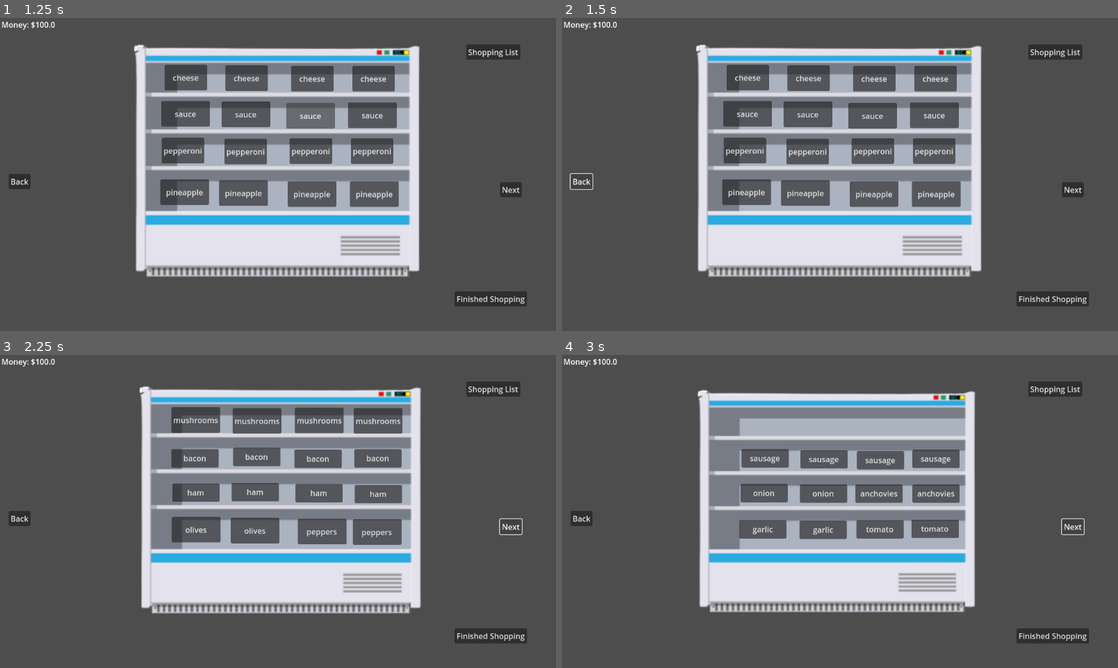
Above: before the commit, frames 1-4 (two rows, left to right).
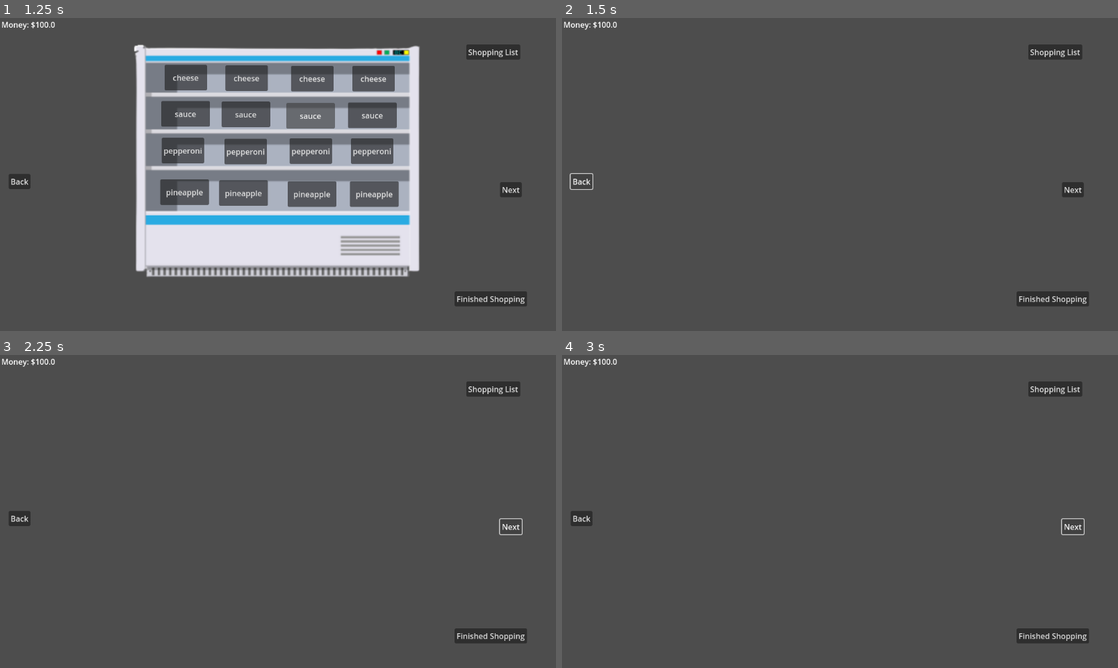
Above: after the commit, the same moments.

Repository: Leone2004/LandLockedLigersGame
Game: Godot game, scene res://Scenes/mainmenu.tscn
The game is run twice, just before and just after one commit, with the same random seed, the same clock (stepped at 60 frames per second) and the same inputs. The engine's default icon, where the game draws it, is replaced by a stand-in: a white triangle on a blue panel in a dark square.
Inputs (mouse positions are in pixels of both pictures, inside the frame that each line leads up to):
- Up to frame 1 (1.25 s): click (283, 121) at 0.5 s
- Up to frame 2 (1.5 s): click "Back" at 1.25 s
- Up to frame 3 (2.25 s): click "Next" at 2 s
- Up to frame 4 (3 s): click "Next" at 2.75 s

Frame 1 is identical in both runs. In frame 2, 28% of the frame differs, in the area x 24-76%, y 8-83%; in frame 3, 27%; in frame 4, 29%, in the area x 24-75%, y 11-83%.

Commit message:
Update ShoppingStoreButtons.gd

Diff:
--- a/cookingupsuccessgame/Scripts/ShoppingStoreButtons.gd
+++ b/cookingupsuccessgame/Scripts/ShoppingStoreButtons.gd
@@ -42,16 +42,16 @@
 	var screen_width: float = get_viewport().get_visible_rect().size.x
 	print("back button was pressed")
 
-	if aisle_index > 0:
+	if aisle_index >= 0 && aisle_index <= 2:
 		aisle_index -= 1
 		camera.position.x = aisle_index * screen_width
 
 func _on_next_pressed() -> void:
 	var screen_width: float = get_viewport().get_visible_rect().size.x
 	print("next button was pressed")
-
-	aisle_index += 1  # increase aisle
-	camera.position.x = aisle_index * screen_width
+	if aisle_index >= 0 && aisle_index <= 2:
+		aisle_index += 1  # increase aisle
+		camera.position.x = aisle_index * screen_width
 
 func _on_finished_pressed() -> void:
 	get_tree().change_scene_to_file("res://Scenes/cooking.tscn")
